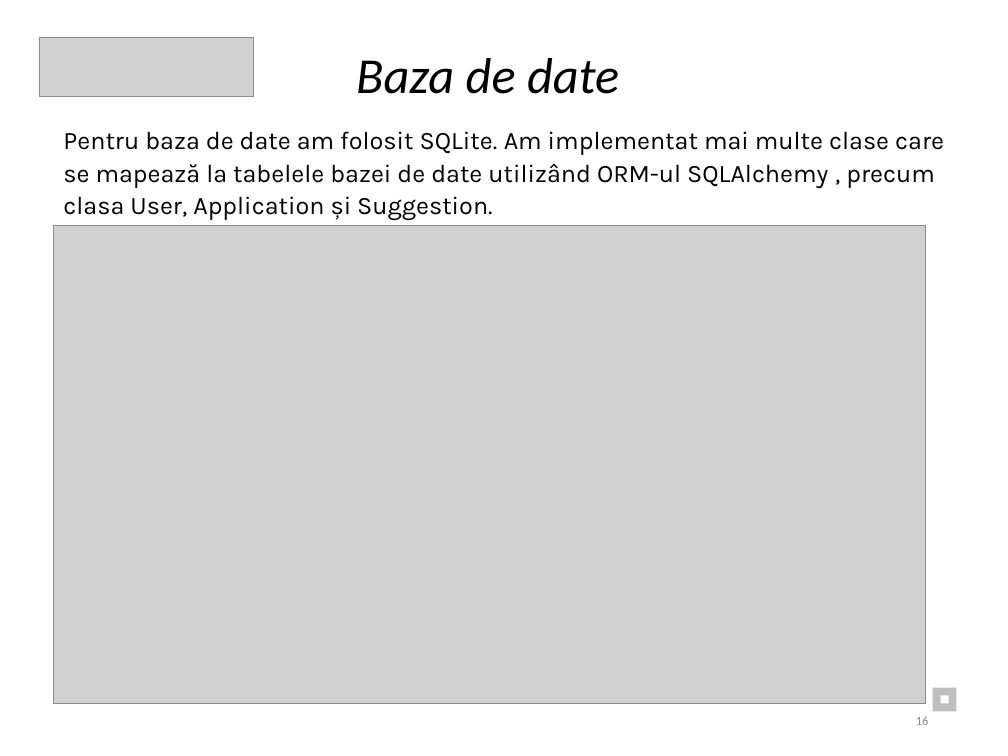
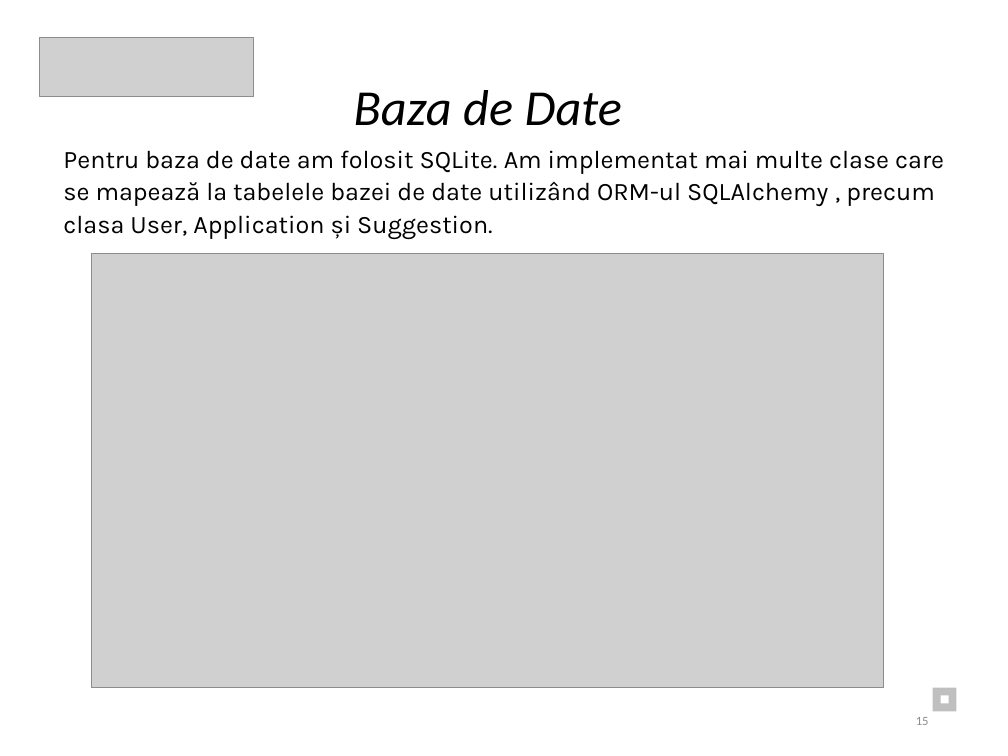
Before and after one commit to Eduard2609/TeaPython_ISW, a slide deck: slide 15 of Documentatie/Documentație_ PPT.pptx (slide 16 before the commit). Drawn at 1008x756 pixels with LibreOffice and Linux fonts; fonts in the diff are those of the drawing; grey boxes stand for pictures. Boxes give left, top, right and bottom in pixels: in the first picture for what was removed or moved away, otherwise in the second. Text is boxed around its words. In the diff, an @@ line names an element or a change of style, - is before the commit and + after.

```diff
--- a/Documentatie/Documentație_ PPT.pptx
+++ b/Documentatie/Documentație_ PPT.pptx
@@ text at box(354, 90, 622, 126): text changed @@
-Baza de date
+Baza de Date
@@ text "Pentru baza de date am ...": place and size @@
-text "Pentru baza de date am ..." at box(63, 131, 944, 220)
+text "Pentru baza de date am ..." at box(63, 150, 944, 239)
@@ picture: place and size @@
-picture at box(53, 226, 925, 704)
+picture at box(92, 254, 883, 688)
```
Also in this commit, not shown: 12 other slides changed, 1 slide removed, 1 other file.
